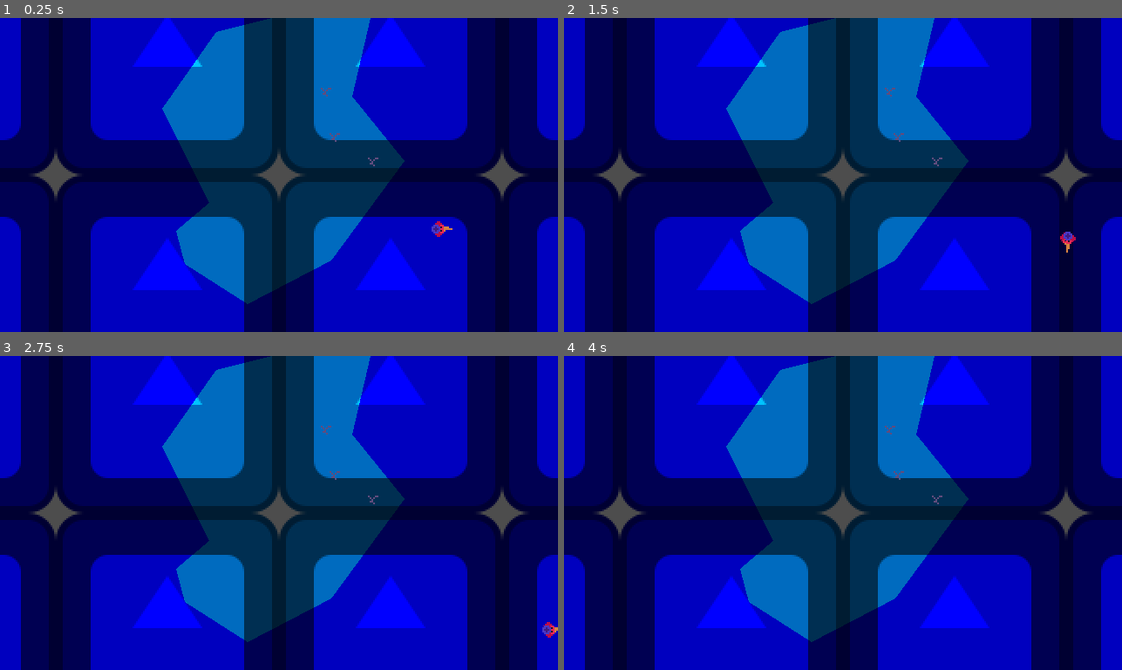
Above: before the commit, frames 1-4 (two rows, left to right).
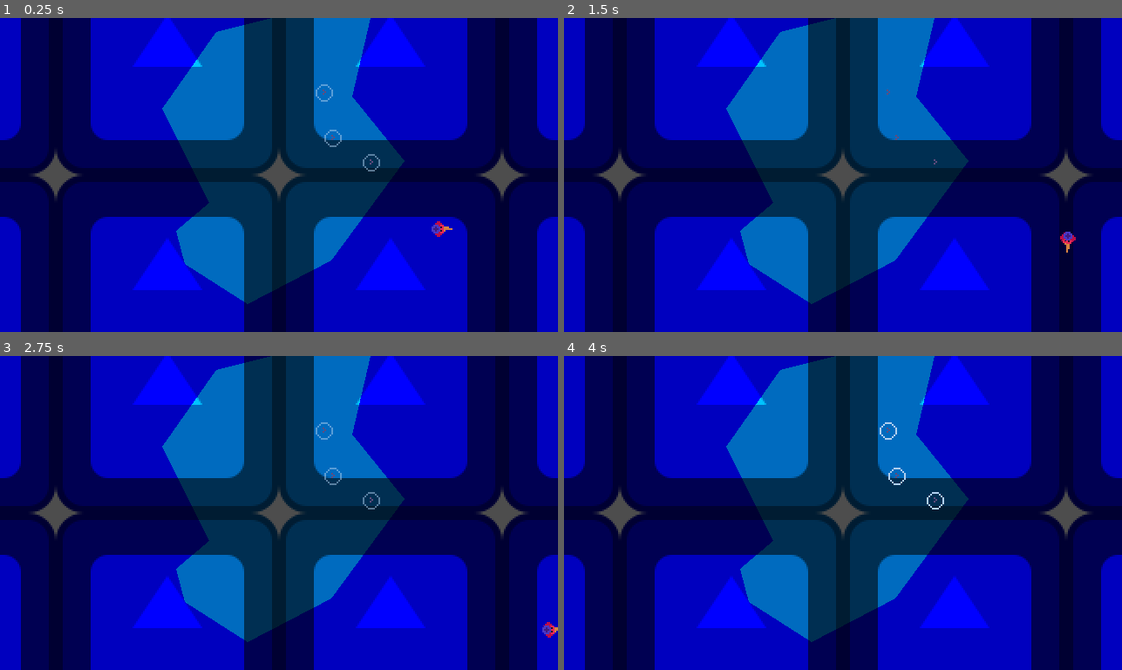
Above: after the commit, the same moments.

Repository: UHSGDC/alfred-the-dipping-bird
Game: Godot game, scene res://scenes/icy/icy_minigame.tscn
Same seed, same stepped clock (60 frames per second), same inputs: the game is played once before the commit and once after it. This scene is started directly instead of the project's main scene. The engine's default icon, where the game draws it, is replaced by a stand-in: a white triangle on a blue panel in a dark square.
Inputs:
- Up to frame 1 (0.25 s): no input
- Up to frame 2 (1.5 s): tap Enter (minigame_tester_reinstance) at 0.5 s; hold D (right) 0.53-1.28 s; tap Space (interact) at 0.6 s; hold S (down) from 1.28 s (still down); tap Backspace (minigame_tester_end) at 1.35 s
- Up to frame 3 (2.75 s): release S (down) at 2.03 s; hold D (right) from 2.03 s (still down); hold Enter (minigame_tester_reinstance) from 2.03 s (still down)
- Up to frame 4 (4 s): release D (right) at 2.78 s; release Enter (minigame_tester_reinstance) at 2.78 s; hold W (up) 2.78-3.53 s; tap Space (interact) at 2.85, 3.5 s; hold A (left) from 3.53 s (still down); hold Backspace (minigame_tester_end) from 3.53 s (still down)

The runs differ from the first frame. In frame 1, 0.2% of the frame differs, in the area x 56-69%, y 21-49%; in frame 2, less than 0.1%; in frame 3, 0.2%; in frame 4, 0.2%.

Commit message:
Weak spot visualization and freezing over

Diff:
--- a/scenes/icy/icy_minigame.tscn
+++ b/scenes/icy/icy_minigame.tscn
@@ -4,7 +4,7 @@
 [ext_resource type="Texture2D" uid="uid://3ttwa7rolvit" path="res://icon.svg" id="2_ogyha"]
 [ext_resource type="PackedScene" uid="uid://dbjq7mfwv5wh3" path="res://scenes/icy/player.tscn" id="3_geuf7"]
 [ext_resource type="PackedScene" uid="uid://jty2haqh7u7j" path="res://scenes/icy/weak_spot.tscn" id="4_0ceqv"]
-[ext_resource type="Script" path="res://scenes/icy/weak_spots.gd" id="4_e12hr"]
+[ext_resource type="Script" path="res://scripts/weak_spots.gd" id="4_e12hr"]
 
 [node name="IcyMinigame" type="Node2D"]
 script = ExtResource("1_0qgft")
@@ -23,6 +23,7 @@
 [node name="Ice" type="Area2D" parent="." groups=["ice"]]
 
 [node name="Polygon2D" type="Polygon2D" parent="Ice"]
+texture_filter = 1
 texture_repeat = 2
 color = Color(0, 0.768627, 1, 1)
 texture = ExtResource("2_ogyha")
@@ -34,6 +35,7 @@
 
 [node name="Player" parent="." instance=ExtResource("3_geuf7")]
 position = Vector2(92, 31)
+collision_layer = 4
 
 [node name="WeakSpots" type="Node2D" parent="."]
 script = ExtResource("4_e12hr")
--- a/scenes/icy/weak_spot.gd
+++ /dev/null
@@ -1,23 +0,0 @@
-extends Area2D
-
-signal cracked_set(value: bool)
-
-var cracked: bool = false :
-	set(value):
-		cracked = value
-		cracked_set.emit(value)
-
-@onready var sprite: Sprite2D = $Sprite2D
-
-func crack() -> void:
-	if sprite.frame == 1:
-		cracked = true
-	if sprite.frame < 2:
-		sprite.frame += 1
-
-
-func freeze_over() -> void:
-	if sprite.frame == 2:
-		cracked = false
-	if sprite.frame > 0:
-		sprite.frame -= 1
--- a/scenes/icy/weak_spot.tscn
+++ b/scenes/icy/weak_spot.tscn
@@ -1,17 +1,27 @@
-[gd_scene load_steps=4 format=3 uid="uid://jty2haqh7u7j"]
+[gd_scene load_steps=5 format=3 uid="uid://jty2haqh7u7j"]
 
-[ext_resource type="Script" path="res://scenes/icy/weak_spot.gd" id="1_kpvck"]
+[ext_resource type="Script" path="res://scripts/weak_spot.gd" id="1_kpvck"]
 [ext_resource type="Texture2D" uid="uid://b42o4rtwwlrqh" path="res://assets/icy/weakspot.png" id="2_txjlx"]
+[ext_resource type="Texture2D" uid="uid://c8o031me5kwba" path="res://assets/icy/weakspot_circle.png" id="3_x6juu"]
 
 [sub_resource type="CircleShape2D" id="CircleShape2D_pg40r"]
 radius = 6.0
 
 [node name="WeakSpot" type="Area2D" groups=["weak_spot"]]
 script = ExtResource("1_kpvck")
+max_freeze_time = 10.0
+min_freeze_time = 8.0
 
 [node name="CollisionShape2D" type="CollisionShape2D" parent="."]
 shape = SubResource("CircleShape2D_pg40r")
 
+[node name="Outline" type="Sprite2D" parent="."]
+texture = ExtResource("3_x6juu")
+
+[node name="FreezeTimer" type="Timer" parent="."]
+
 [node name="Sprite2D" type="Sprite2D" parent="."]
 texture = ExtResource("2_txjlx")
 hframes = 3
+
+[connection signal="timeout" from="FreezeTimer" to="." method="_on_freeze_timer_timeout"]
--- /dev/null
+++ b/scripts/weak_spot.gd
@@ -0,0 +1,49 @@
+extends Area2D
+
+signal cracked_set(value: bool)
+
+@export var max_freeze_time: float
+@export var min_freeze_time: float
+
+var cracked: bool = false :
+	set(value):
+		cracked = value
+		cracked_set.emit(value)
+		outline_sprite.visible = !cracked
+
+
+@onready var sprite: Sprite2D = $Sprite2D
+@onready var freeze_timer: Timer = $FreezeTimer
+@onready var outline_sprite: Sprite2D = $Outline
+
+
+func _ready() -> void:
+	var tween: Tween = create_tween()
+	tween.set_loops()
+	tween.tween_property(outline_sprite, "modulate", Color.TRANSPARENT, 0.5)
+	tween.tween_property(outline_sprite, "modulate", Color.WHITE, 0.5)
+
+
+func crack() -> void:
+	if sprite.frame == 1:
+		cracked = true
+	if sprite.frame < 2:
+		sprite.frame += 1
+	start_freezing()
+
+
+func freeze_over() -> void:
+	if sprite.frame == 2:
+		cracked = false
+	if sprite.frame > 0:
+		sprite.frame -= 1
+	else:
+		freeze_timer.stop()
+
+
+func start_freezing() -> void:
+	freeze_timer.start(randf_range(min_freeze_time, max_freeze_time))
+
+
+func _on_freeze_timer_timeout() -> void:
+	freeze_over()
Binary file changed: assets/icy/weakspot.png
Binary file added: assets/icy/weakspot_circle.png
Not shown, added: assets/icy/weakspot_circle.png.import
Renamed: scenes/icy/weak_spots.gd -> scripts/weak_spots.gd
